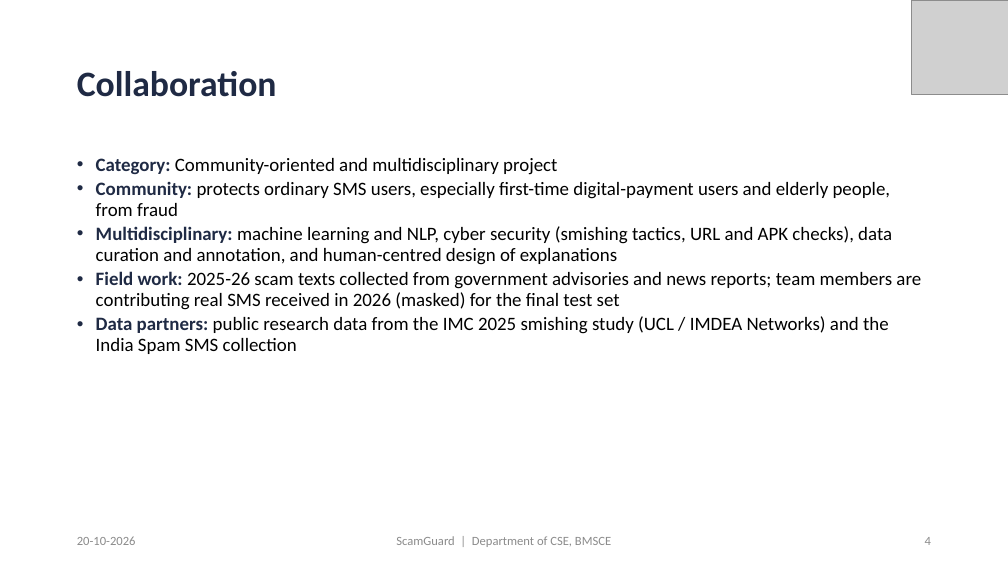
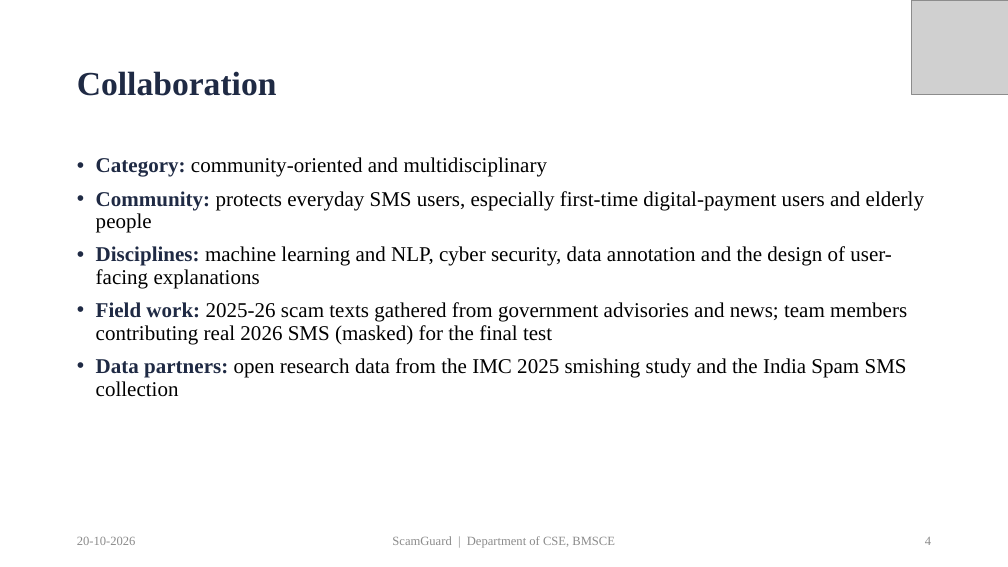
Before and after one commit to priyamthakur275/ScamGuard-AI, a slide deck: slide 4 of docs/presentation/ScamGuard_PP2_Presentation.pptx. Drawn at 1008x567 pixels with LibreOffice and Linux fonts; fonts in the diff are those of the drawing; grey boxes stand for pictures. Boxes give left, top, right and bottom in pixels: in the first picture for what was removed or moved away, otherwise in the second. Text is boxed around its words. In the diff, an @@ line names an element or a change of style, - is before the commit and + after.

Commit message:
Docs: unify project title, Times New Roman and cleaner layout for paper, report and slides

```diff
--- a/docs/presentation/ScamGuard_PP2_Presentation.pptx
+++ b/docs/presentation/ScamGuard_PP2_Presentation.pptx
@@ title "Collaboration" at bbox=[77, 71, 277, 96]: size 34 to 32 pt, font Calibri to Times New Roman @@
@@ text at bbox=[96, 157, 924, 397]: text changed; size 18 to 20 pt; font Calibri to Times New Roman @@
-• Category: Community-oriented and multidisciplinary project
-• Community: protects ordinary SMS users, especially first-time digital-payment users and elderly people, from fraud
-• Multidisciplinary: machine learning and NLP, cyber security (smishing tactics, URL and APK checks), data curation and annotation, and human-centred design of explanations
-• Field work: 2025-26 scam texts collected from government advisories and news reports; team members are contributing real SMS received in 2026 (masked) for the final test set
-• Data partners: public research data from the IMC 2025 smishing study (UCL / IMDEA Networks) and the India Spam SMS collection
+• Category: community-oriented and multidisciplinary
+• Community: protects everyday SMS users, especially first-time digital-payment users and elderly people
+• Disciplines: machine learning and NLP, cyber security, data annotation and the design of user-facing explanations
+• Field work: 2025-26 scam texts gathered from government advisories and news; team members contributing real 2026 SMS (masked) for the final test
+• Data partners: open research data from the IMC 2025 smishing study and the India Spam SMS collection
@@ text "20-10-2026" at bbox=[77, 536, 136, 545]: font Calibri to Times New Roman @@
@@ text "ScamGuard | Department of CSE, ..." at bbox=[392, 536, 615, 548]: font Calibri to Times New Roman @@
```
Also in this commit, not shown: 20 other slides changed, 1 slide added, 29 other files.
